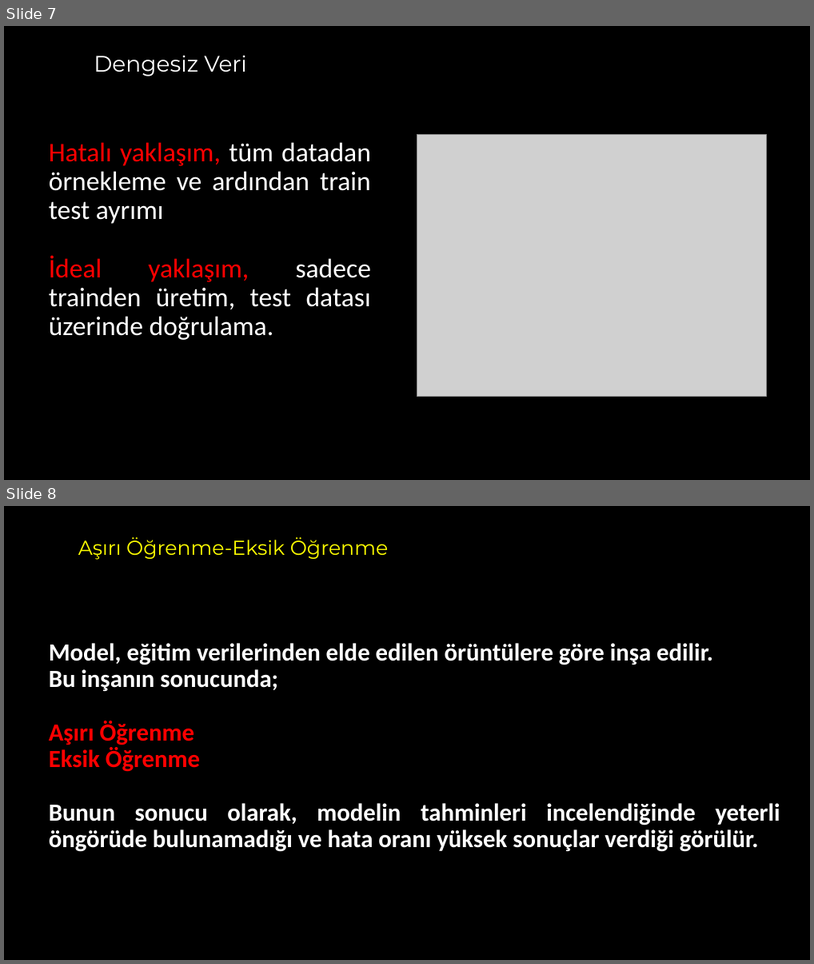
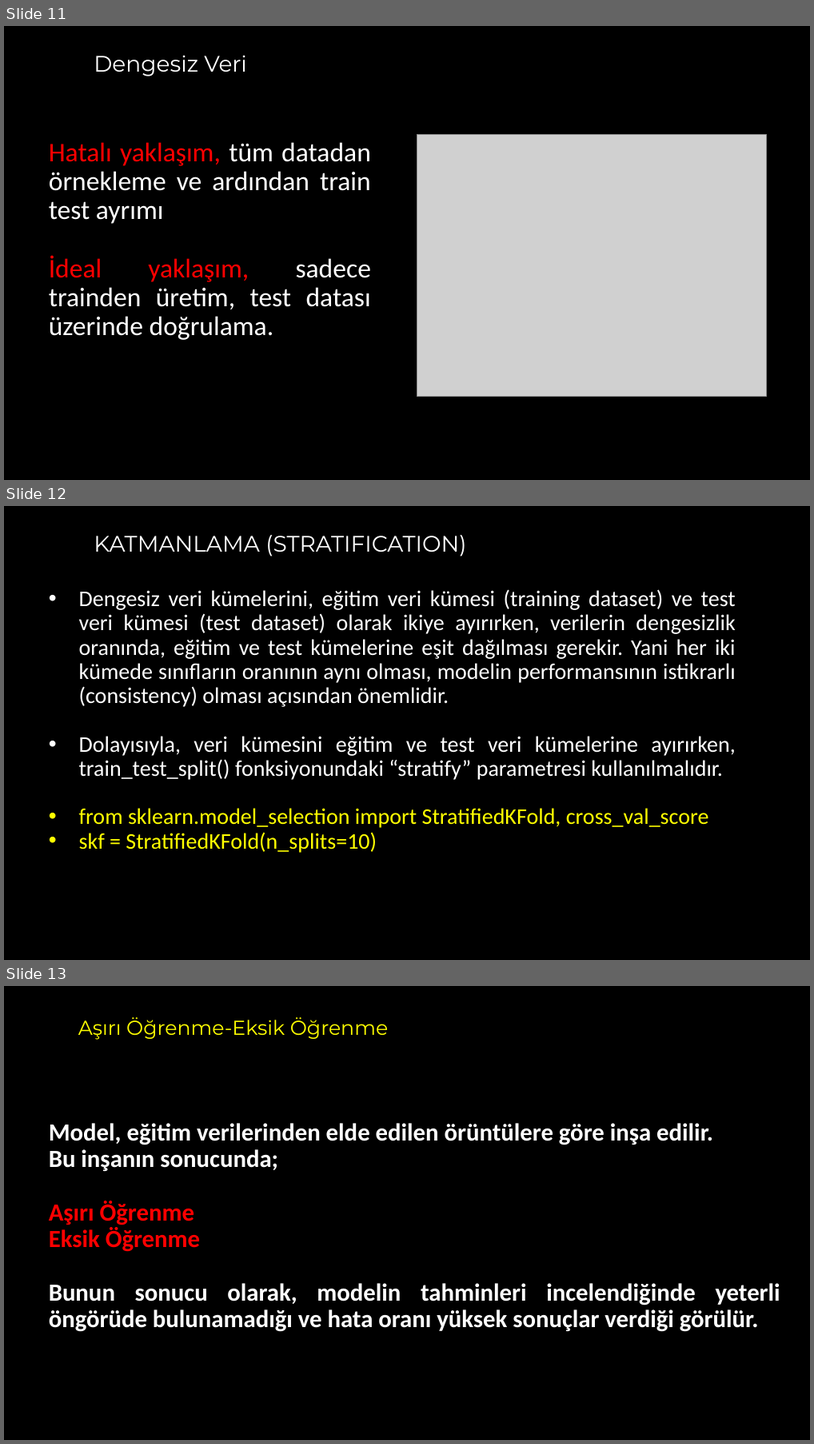
Before and after one commit to akaraci/Makine-Ogrenmesi, a slide deck: Sunular/MÖT-Hafta-4 - Underfitting_and_Overfitting.pptx. Shown one above the other, each under a label of ours: slides 7 and 8 before the commit, slides 11, 12 and 13 after it. The pictures are 814x964 and 814x1444 pixels, drawn with LibreOffice and Linux fonts; fonts in the diff are those of the drawing; grey boxes stand for pictures. Boxes give left, top, right and bottom in pixels: in the first picture for what was removed or moved away, otherwise in the second. Text is boxed around its words. In the diff, an @@ line names an element or a change of style, - is before the commit and + after.

```diff
--- a/Sunular/MÖT-Hafta-4 - Underfitting_and_Overfitting.pptx
+++ b/Sunular/MÖT-Hafta-4 - Underfitting_and_Overfitting.pptx
@@ slide 12 added at box(4, 506, 810, 960), background #000000 @@
@@ title added at box(94, 535, 466, 556), 20 pt, text #FFFFFF @@
+KATMANLAMA (STRATIFICATION)
@@ text added at box(79, 589, 736, 852), 20 pt, text #FFFFFF @@
+• Dengesiz veri kümelerini, eğitim veri kümesi (training dataset) ve test veri kümesi (test dataset) olarak ikiye ayırırken, verilerin dengesizlik oranında, eğitim ve test kümelerine eşit dağılması gerekir. Yani her iki kümede sınıfların oranının aynı olması, modelin performansının istikrarlı (consistency) olması açısından önemlidir.
+• Dolayısıyla, veri kümesini eğitim ve test veri kümelerine ayırırken, train_test_split() fonksiyonundaki “stratify” parametresi kullanılmalıdır.
+• from sklearn.model_selection import StratifiedKFold, cross_val_score
+• skf = StratifiedKFold(n_splits=10)
@@ what was slide 7 is now slide 11 @@
@@ what was slide 8 is now slide 13 @@
```
Also in this commit, not shown: 4 other slides added.
